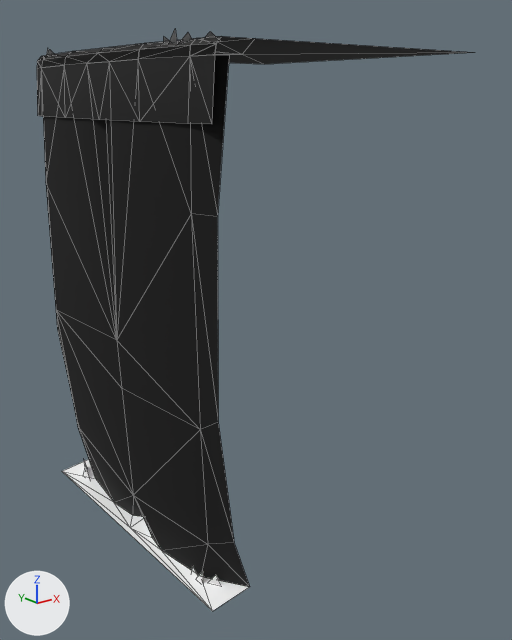
A saved change to the glTF model web/public/assets/acnh/cliff/5-b-3.glb.
Rendered twice from a 50 mm camera at (-14.39, -18.69, -1.3) aimed at (0.11, -0.55, -8.56). Every picture has the same lights, and +X, +Y and +Z are marked at lower left. The picture after the commit comes second. Mesh edges are drawn as thin lines. Where no turn or scale is listed for an object, it has been applied to the vertices. Vertices at exactly the same position are counted once.

In view in the first picture: 'CliffD__mCliff', 'GrassB__mGrass', 'GrassOP__mGrassCliffXlu', 'GrassT__mGrass', 'PGrassBD__mProcGrass'.
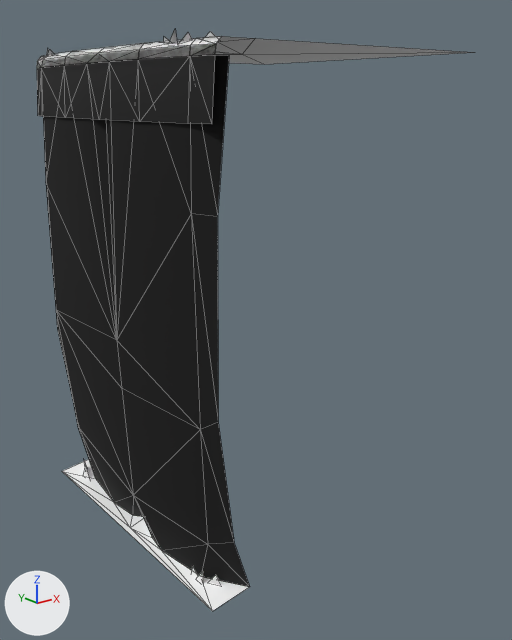
Pixel boxes (x1, y1, x2, y2) of what changed, in the pictures (512 x 640 px):
'GrassT__mGrass', recoloured (lighter)
    both: (37, 36, 463, 68)
'PGrassBD__mProcGrass', recoloured
    both: (46, 30, 220, 57)

What changed in the scene script:
```text
Change me_grasst__mgrass_mesh:
    where me_grasst__mgrass_mesh.from_pydata(...)  # 32 vertices, 46 faces; spans x -4.96..5.0, y -5.0..5.0, z -0.39..0.0
    remove me_grasst__mgrass_mesh.materials.append(mat_mgrass_001)
    add me_grasst__mgrass_mesh.materials.append(mat_mgrass)  # white #ffffff
Change me_pgrassbd__mprocgrass_mesh:
    where me_pgrassbd__mprocgrass_mesh.from_pydata(...)  # 33 vertices, 11 faces; spans x -4.7..-4.2, y -4.6..4.5, z -15.0..0.2
    used by ob_pgrassbd__mprocgrass; location = (0.0, 0.0, 0.0)
    me_pgrassbd__mprocgrass_mesh part 1: vertex colours changed
```
